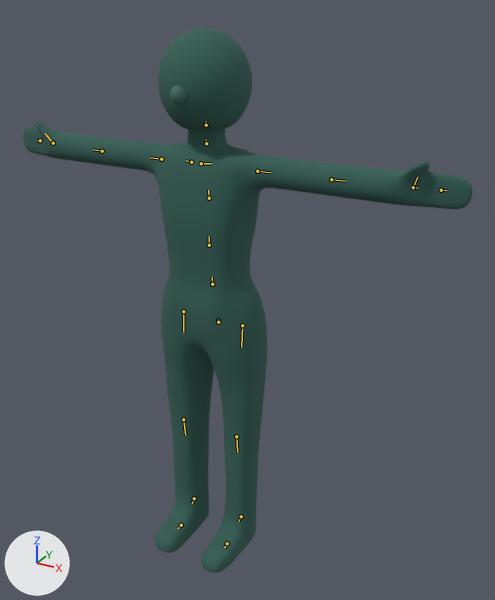
A saved change to the glTF model models/2.glb.
Before and after are seen from a 50 mm lens placed at (6.89, -10.95, 11.54), pointed at (0.95, -0.16, 6.15). Arrows for +X, +Y and +Z are at lower left; the lights stay in place. Both versions are drawn at the pose saved in each file; the numbers are the values there. The bones that bend it are drawn over the model as lines.

In view in the first picture: '立方体'.
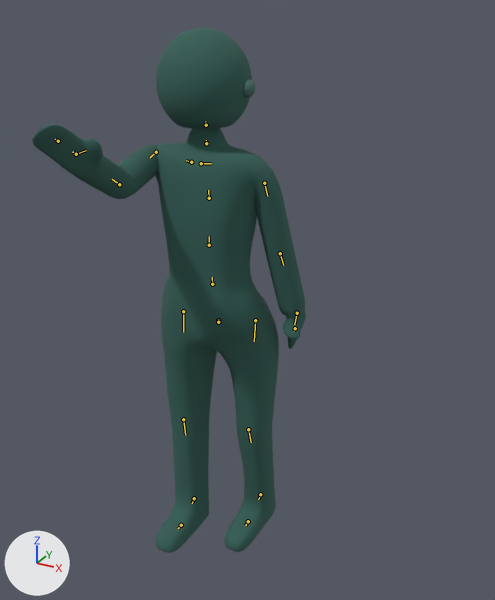
What differs and where, as boxes (x1, y1, x2, y2) in the pictures (495 x 600 px):
'立方体', posed (39% narrower): before (23, 27, 472, 573); after (32, 28, 306, 553)
bone 'spine.005', root to tip: before (206, 125) to (206, 121); after (206, 125) to (205, 121)
bone 'upper_arm.L', root to tip: before (257, 171) to (270, 172); after (264, 183) to (267, 196)
bone 'hand.L', root to tip: before (413, 187) to (418, 188); after (297, 313) to (296, 316)
bone 'forearm.L.001', root to tip: before (413, 187) to (417, 177); after (297, 313) to (294, 324)
bone 'upper_arm.R', root to tip: before (161, 159) to (150, 157); after (156, 152) to (150, 157)
bone 'forearm.R', root to tip: before (102, 151) to (93, 149); after (119, 184) to (112, 179)
bone 'thigh.L', root to tip: before (242, 325) to (241, 347); after (255, 320) to (254, 341)
bone 'shin.L', root to tip: before (236, 436) to (237, 452); after (248, 429) to (251, 442)

Edits to the bpy script that builds the scene:
```text
Change bone_spine_005:
    where bone_spine_005 = bpy.data.objects['metarig'].pose.bones['spine.005']  # child of 'spine.004'
    bone_spine_005.rotation_quaternion: (1.0, 0.0, 0.0, 0.0) -> (0.69, -0.06, 0.722, 0.002)  # degrees (0, 0, 0) -> degrees (59, 95, 64)
Change bone_upper_arm_l:
    where bone_upper_arm_l = bpy.data.objects['metarig'].pose.bones['upper_arm.L']  # child of 'shoulder.L'
    bone_upper_arm_l.location: (0.0, 0.0, 0.0) -> (0.049, 0.01, -0.024)
    bone_upper_arm_l.rotation_quaternion: (1.0, 0.0, 0.0, 0.0) -> (0.754, 0.056, 0.095, -0.648)  # degrees (0, 0, 0) -> degrees (-2, 12, -82)
Change bone_hand_l:
    where bone_hand_l = bpy.data.objects['metarig'].pose.bones['hand.L']  # child of 'forearm.L'
    bone_hand_l.rotation_quaternion: (1.0, 0.0, 0.0, 0.0) -> (0.865, 0.108, 0.469, -0.141)  # degrees (0, 0, 0) -> degrees (6, 57, -15)
Change bone_forearm_l_001:
    where bone_forearm_l_001 = bpy.data.objects['metarig'].pose.bones['forearm.L.001']  # child of 'forearm.L'
    bone_forearm_l_001.rotation_quaternion: (1.0, 0.0, 0.0, 0.0) -> (0.864, 0.336, 0.342, -0.156)  # degrees (0, 0, 0) -> degrees (41, 44, -3)
Change bone_upper_arm_r:
    where bone_upper_arm_r = bpy.data.objects['metarig'].pose.bones['upper_arm.R']  # child of 'shoulder.R'
    bone_upper_arm_r.location: (0.0, 0.0, 0.0) -> (0.017, 0.029, -0.013)
    bone_upper_arm_r.rotation_quaternion: (1.0, 0.0, 0.0, 0.0) -> (-0.512, -0.613, 0.43, 0.421)  # degrees (0, 0, 0) -> degrees (97, 4, -74)
Change bone_forearm_r:
    where bone_forearm_r = bpy.data.objects['metarig'].pose.bones['forearm.R']  # child of 'upper_arm.R'
    bone_forearm_r.rotation_quaternion: (1.0, 0.0, 0.0, 0.0) -> (0.92, -0.28, 0.162, -0.222)  # degrees (0, 0, 0) -> degrees (-37, 10, -30)
Change bone_thigh_l:
    where bone_thigh_l = bpy.data.objects['metarig'].pose.bones['thigh.L']  # child of 'spine'
    bone_thigh_l.location: (0.0, 0.0, 0.0) -> (0.016, -0.001, 0.073)
Change bone_shin_l:
    where bone_shin_l = bpy.data.objects['metarig'].pose.bones['shin.L']  # child of 'thigh.L'
    bone_shin_l.rotation_quaternion: (1.0, 0.0, 0.0, 0.0) -> (0.995, 0.095, 0.015, 0.005)  # degrees (0, 0, 0) -> degrees (11, 2, 1)
```
